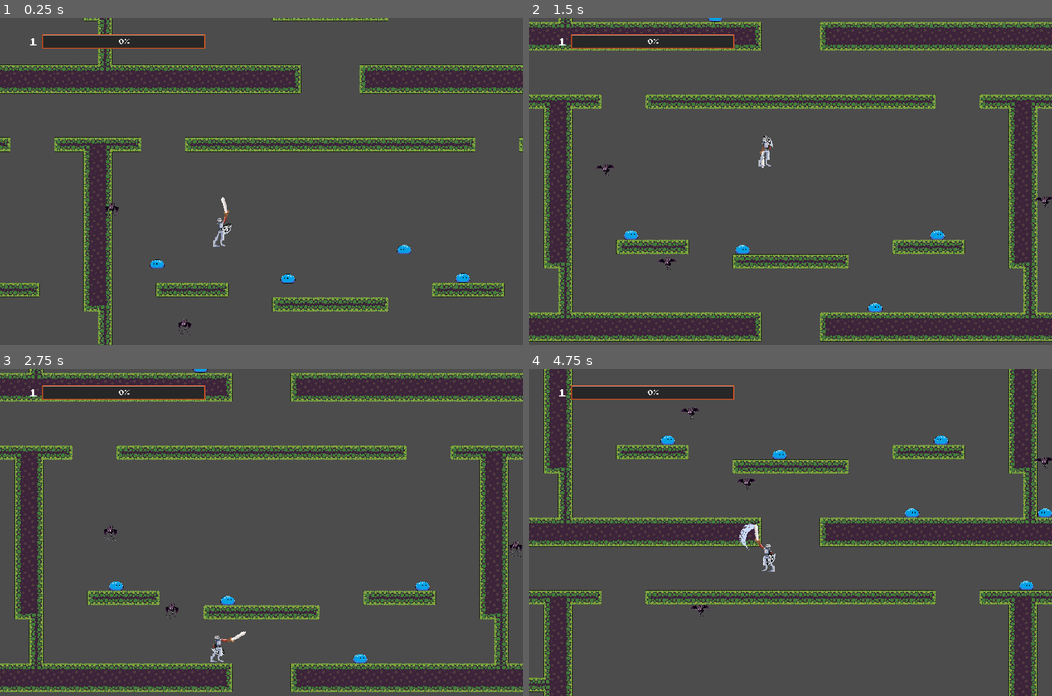
Above: before the commit, frames 1-4 (two rows, left to right).
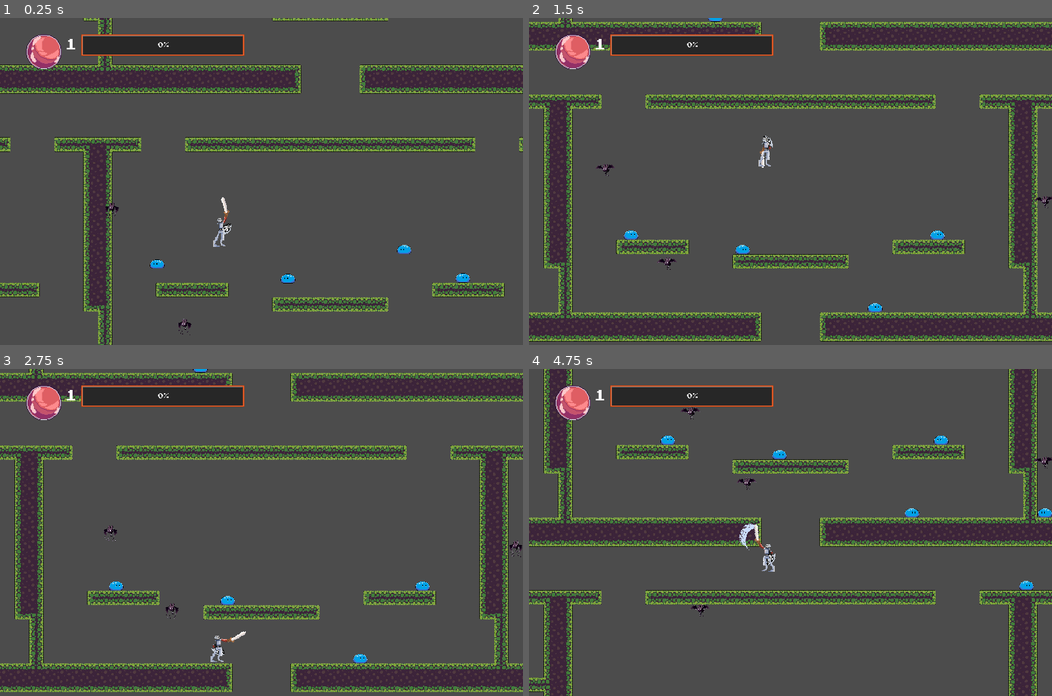
Above: after the commit, the same moments.

Repository: Sntx626/uol-gamejam-7
Game: Godot game, scene res://scenes/main_scene.tscn
Two runs of this game, one before a commit and one after it. Both use one fixed random seed, a clock stepped at 60 frames per second and the inputs below.
Inputs (mouse positions are in pixels of both pictures, inside the frame that each line leads up to):
- Up to frame 1 (0.25 s): no input
- Up to frame 2 (1.5 s): move the mouse to (905, 165) at 0.52 s; hold D (move_right) 0.53-1.28 s; click (905, 165) at 0.6 s; tap W (jump) at 0.77 s; move the mouse to (685, 197) at 1.27 s; hold A (move_left) from 1.28 s (still down); click (685, 197) at 1.35 s
- Up to frame 3 (2.75 s): tap W (jump) at 1.52 s; move the mouse to (313, 460) at 2.02 s; release A (move_left) at 2.03 s; hold D (move_right) from 2.03 s (still down); click (313, 460) at 2.1 s
- Up to frame 4 (4.75 s): move the mouse to (764, 597) at 2.77 s; click (764, 597) at 2.85 s; tap W (jump) at 3.02, 3.77, 4.52 s; move the mouse to (947, 581) at 3.52 s; release D (move_right) at 3.53 s; hold A (move_left) from 3.53 s (still down); click (947, 581) at 3.6 s; move the mouse to (633, 483) at 4.27 s; click (633, 483) at 4.35 s

The runs differ from the first frame. In frame 1, 2.1% of the frame differs, in the area x 5-47%, y 5-16%; in frame 2, 1.9%; in frame 3, 1.9%; in frame 4, 2.1%.

Commit message:
WIP UI

Diff:
--- a/src/Player.gd
+++ b/src/Player.gd
@@ -15,6 +15,7 @@
 export var max_fall_speed := 1000
 export var jump_height := -1000
 export var knockback := 600
+export var max_health := 3
 export var health := 3
 export var squash_speed := 0.05
 
--- a/src/scenes/UI.gd
+++ b/src/scenes/UI.gd
@@ -8,6 +8,7 @@
 onready var experienceBar = $ExperienceBar/HBoxContainer/TextureProgress
 onready var experienceLabel = $ExperienceBar/HBoxContainer/TextureProgress/Label
 onready var levelLabel = $ExperienceBar/HBoxContainer/TextureRect/Label
+onready var healthTexture = $ExperienceBar/HealthBar
 # Called when the node enters the scene tree for the first time.
 func _ready():
 	pass # Replace with function body.
@@ -15,8 +16,10 @@
 func _process(delta):
 	setExperienceBar()
 
+func setHealth():
+	pass
+
 func setExperienceBar():
-
 	levelLabel.set_text(str(player.level))
 	experienceBar.max_value = player.experience_req
 	experienceBar.value = player.experience
--- a/src/scenes/main_scene.tscn
+++ b/src/scenes/main_scene.tscn
@@ -6,9 +6,15 @@
 [ext_resource path="res://assets/ui/joystix monospace.ttf" type="DynamicFontData" id=4]
 [ext_resource path="res://scenes/UI.gd" type="Script" id=5]
 [ext_resource path="res://assets/ui/expbarInner.png" type="Texture" id=6]
+[ext_resource path="res://assets/player/Healthbar.png" type="Texture" id=7]
+
+[sub_resource type="AtlasTexture" id=3]
+flags = 4
+atlas = ExtResource( 7 )
+region = Rect2( 0, 0, 98, 96 )
 
 [sub_resource type="DynamicFont" id=1]
-size = 30
+size = 40
 font_data = ExtResource( 4 )
 
 [sub_resource type="DynamicFont" id=2]
@@ -32,32 +38,42 @@
 anchor_top = 0.05
 anchor_right = 0.05
 anchor_bottom = 0.05
-margin_right = 650.0
-margin_bottom = 40.0
+margin_right = 711.0
+margin_bottom = 96.0
+rect_min_size = Vector2( 0, 40 )
+
+[node name="HealthBar" type="TextureRect" parent="camera/UI/ExperienceBar"]
+margin_right = 98.0
+margin_bottom = 96.0
+rect_min_size = Vector2( 50, 50 )
+texture = SubResource( 3 )
+stretch_mode = 1
 
 [node name="HBoxContainer" type="HBoxContainer" parent="camera/UI/ExperienceBar"]
-margin_right = 40.0
-margin_bottom = 40.0
+margin_right = 700.0
+margin_bottom = 60.0
+alignment = 1
 
 [node name="TextureRect" type="TextureRect" parent="camera/UI/ExperienceBar/HBoxContainer"]
-margin_right = 40.0
-margin_bottom = 40.0
-rect_min_size = Vector2( 40, 40 )
+margin_left = 98.0
+margin_right = 148.0
+margin_bottom = 60.0
+rect_min_size = Vector2( 50, 50 )
 expand = true
 
 [node name="Label" type="Label" parent="camera/UI/ExperienceBar/HBoxContainer/TextureRect"]
-margin_right = 40.0
-margin_bottom = 40.0
+margin_right = 50.0
+margin_bottom = 50.0
 custom_fonts/font = SubResource( 1 )
 text = "1"
 align = 1
 valign = 1
 
 [node name="TextureProgress" type="TextureProgress" parent="camera/UI/ExperienceBar/HBoxContainer"]
-margin_left = 44.0
-margin_right = 494.0
-margin_bottom = 40.0
-rect_min_size = Vector2( 450, 40 )
+margin_left = 152.0
+margin_right = 602.0
+margin_bottom = 60.0
+rect_min_size = Vector2( 450, 50 )
 value = 50.0
 texture_under = ExtResource( 6 )
 texture_over = ExtResource( 2 )
@@ -66,7 +82,9 @@
 tint_progress = Color( 0.0117647, 0.466667, 0.654902, 1 )
 nine_patch_stretch = true
 stretch_margin_left = 30
+stretch_margin_top = 30
 stretch_margin_right = 30
+stretch_margin_bottom = 30
 
 [node name="Label" type="Label" parent="camera/UI/ExperienceBar/HBoxContainer/TextureProgress"]
 anchor_right = 1.0
Not shown, added: src/assets/player/Healthbar.png.import
Not shown: 1 places in src/scenes/main_scene.tscn that only renumber resources
